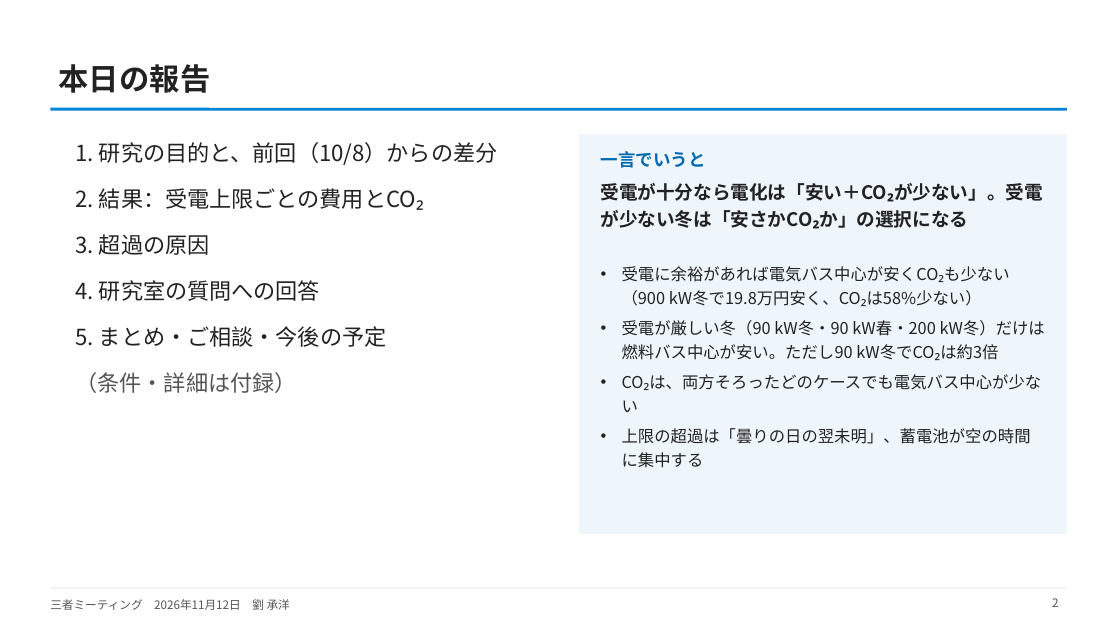
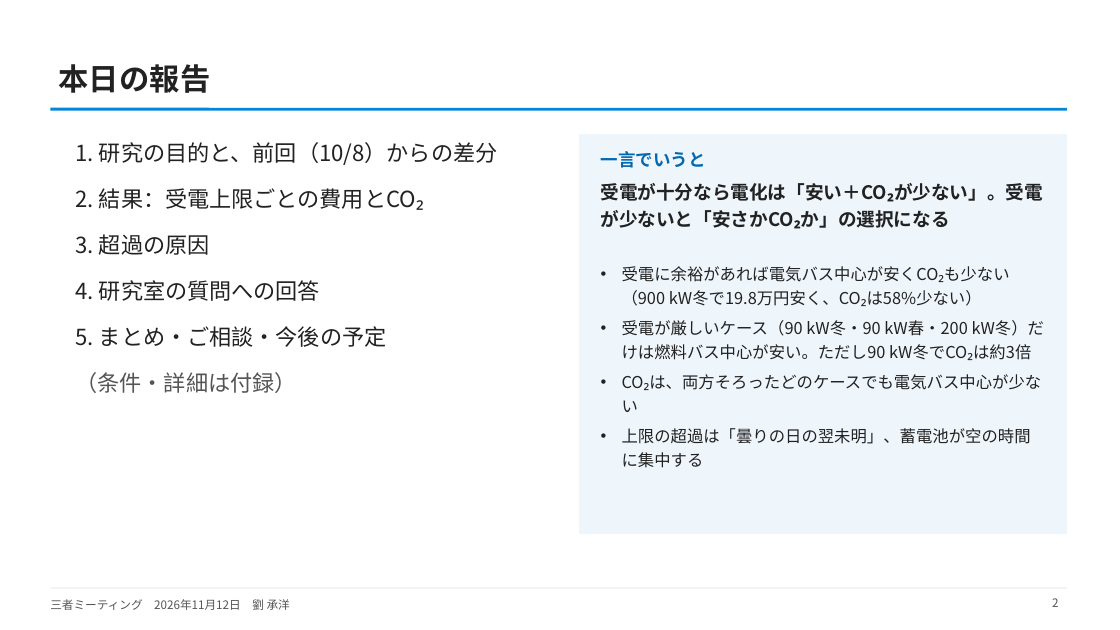
Before and after one commit to CYLIU2003/master-course, a slide deck: slide 2 of outcome/2026-11-12_three_party/three_party_20261112.pptx. Drawn at 1120x630 pixels with LibreOffice and Linux fonts; fonts in the diff are those of the drawing. Boxes give left, top, right and bottom in pixels: in the first picture for what was removed or moved away, otherwise in the second. Text is boxed around its words. In the diff, an @@ line names an element or a change of style, - is before the commit and + after.

```diff
--- a/outcome/2026-11-12_three_party/three_party_20261112.pptx
+++ b/outcome/2026-11-12_three_party/three_party_20261112.pptx
@@ text at (601,183,1043,229): text changed @@
-受電が十分なら電化は「安い＋CO₂が少ない」。受電が少ない冬は「安さかCO₂か」の選択になる
+受電が十分なら電化は「安い＋CO₂が少ない」。受電が少ないと「安さかCO₂か」の選択になる
@@ text at (622,320,1045,360): text changed @@
-• 受電が厳しい冬（90 kW冬・90 kW春・200 kW冬）だけは燃料バス中心が安い。ただし90 kW冬でCO₂は約3倍
+• 受電が厳しいケース（90 kW冬・90 kW春・200 kW冬）だけは燃料バス中心が安い。ただし90 kW冬でCO₂は約3倍
```
Also in this commit, not shown: 15 other slides changed, 3 other files.
